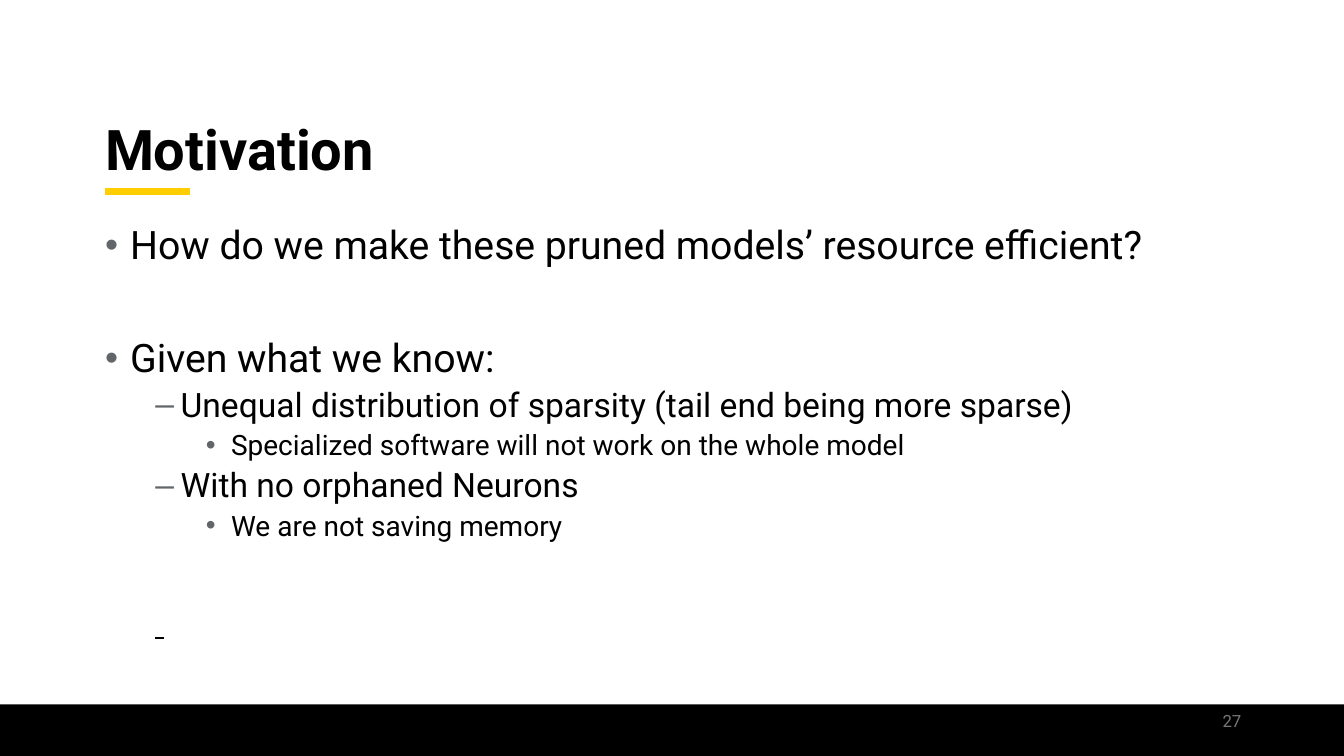
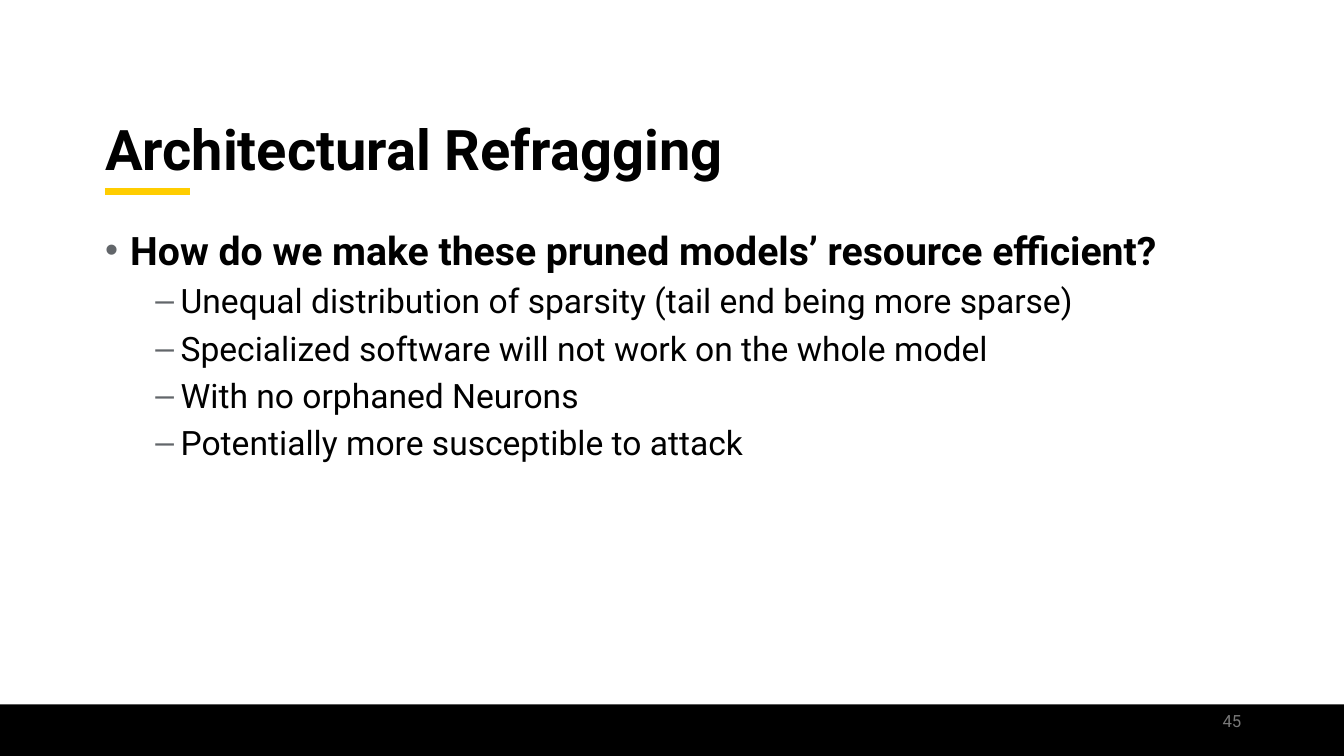
Before and after one commit to jamilgafur/Presentation, a slide deck: slide 45 of Presentation.pptx (slide 27 before the commit). Drawn at 1344x756 pixels with LibreOffice and Linux fonts; fonts in the diff are those of the drawing; background and template pictures are left out. Boxes give left, top, right and bottom in pixels: in the first picture for what was removed or moved away, otherwise in the second. Text is boxed around its words. In the diff, an @@ line names an element or a change of style, - is before the commit and + after.

```diff
--- a/Presentation.pptx
+++ b/Presentation.pptx
@@ title at box(105, 127, 723, 182): text changed @@
-Motivation
+Architectural Refragging
@@ text at box(130, 235, 1156, 415): bold on in "How do we make these pruned models’ ..."; size 20 to 24 pt in "Specialized software will not work on the ..."; line spacing 0.9 to 1; bullet • to –; list level 3 to 2 in "Specialized software will not work ..." @@
@@ text at box(130, 342, 495, 373): paragraph removed @@
-• Given what we know:
@@ text at box(181, 429, 743, 462): text changed; size 20 to 24 pt @@
-    • We are not saving memory
+  – Potentially more susceptible to attack
@@ page number at box(1223, 715, 1242, 727): text changed @@
-27
+45
```
Also in this commit, not shown: 9 other slides changed, 7 slides added, 9 slides removed.
